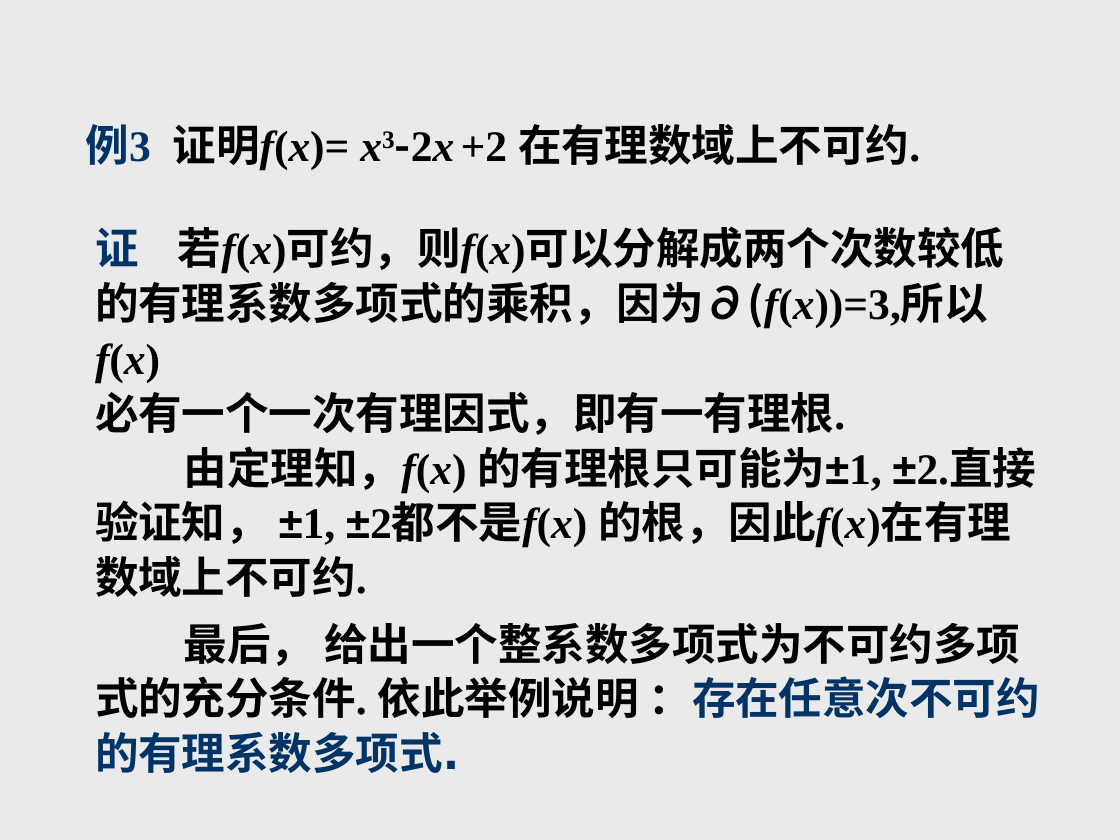
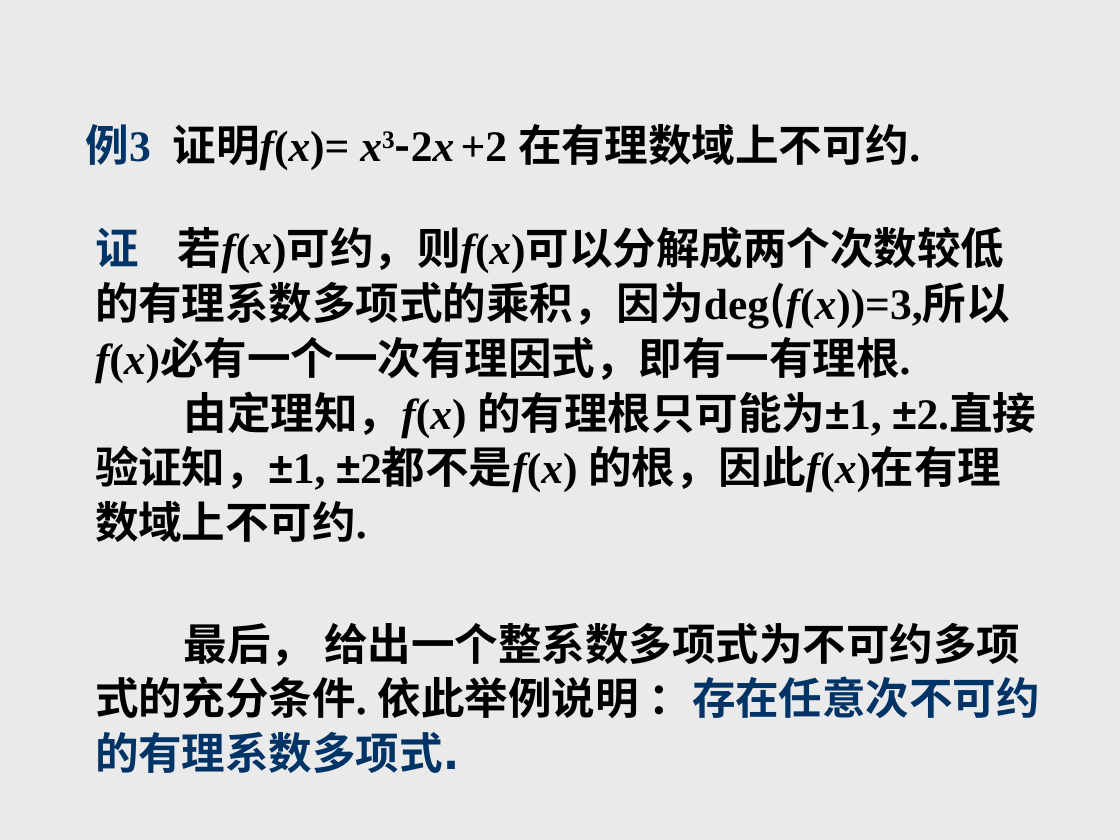
Before and after one commit to zhangbiaomath/zhangbiaomath.github.io, a slide deck: slide 105 of teaching/gaodai/课件/第1章-多项式.ppt. Drawn at 1120x840 pixels with LibreOffice and Linux fonts; fonts in the diff are those of the drawing. Boxes give left, top, right and bottom in pixels: in the first picture for what was removed or moved away, otherwise in the second. Text is boxed around its words. In the diff, an @@ line names an element or a change of style, - is before the commit and + after.

```diff
--- a/teaching/gaodai/课件/第1章-多项式.ppt
+++ b/teaching/gaodai/课件/第1章-多项式.ppt
@@ text at box(95, 282, 1010, 382): text changed @@
-的有理系数多项式的乘积，因为∂(f(x))=3,所以f(x)
-必有一个一次有理因式，即有一有理根.
+的有理系数多项式的乘积，因为deg(f(x))=3,所以f(x)必有一个一次有理因式，即有一有理根.
@@ text at box(95, 445, 1001, 493): spaces changed @@
-验证知， ±1, ±2都不是f(x) 的根，因此f(x)在有理
+验证知，±1, ±2都不是f(x) 的根，因此f(x)在有理
```
Also in this commit, not shown: 14 other slides changed, 4 other files.
